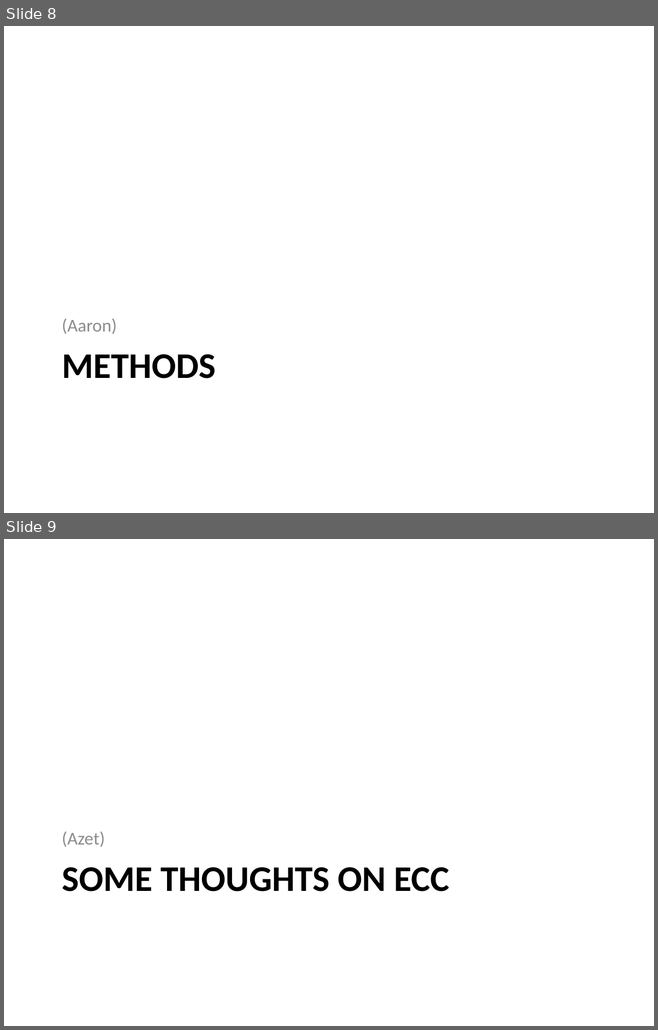
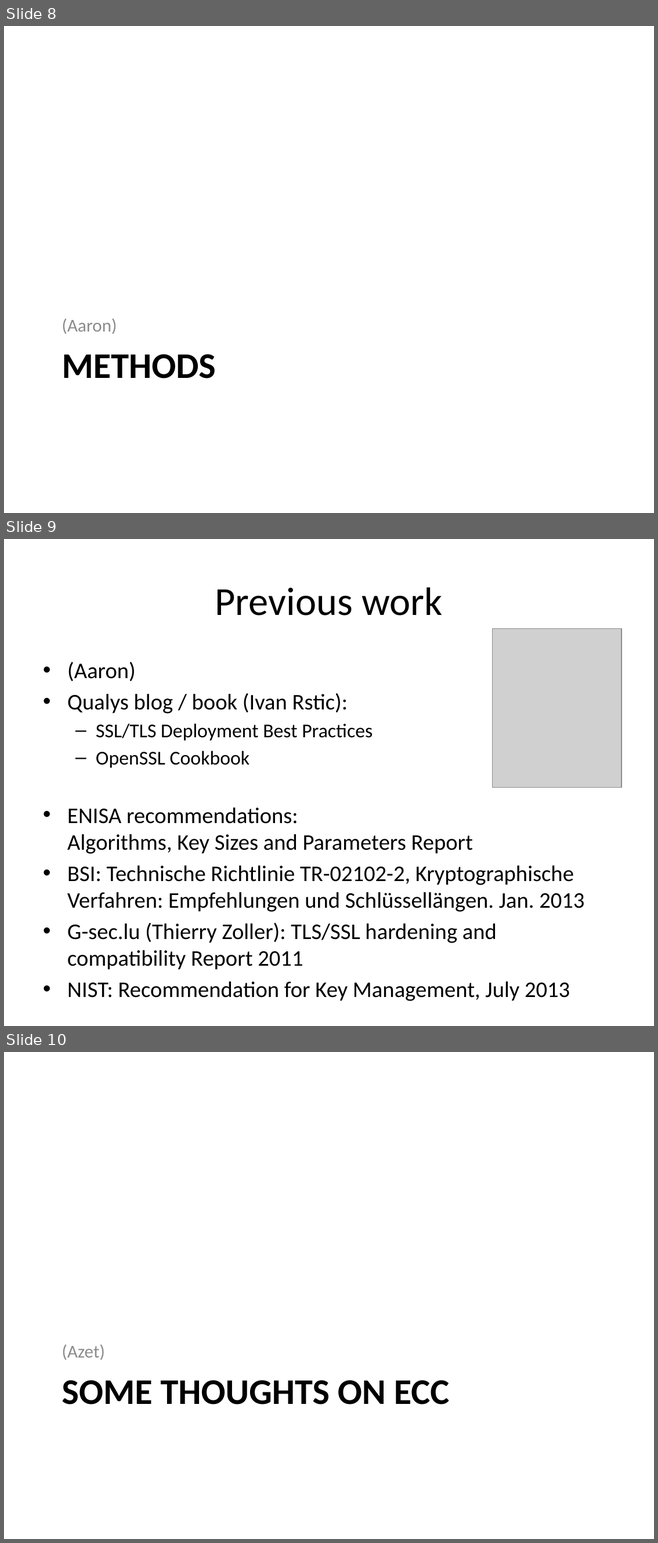
Before and after one commit to BetterCrypto/Applied-Crypto-Hardening, a slide deck: presentations/20131113 ACH project2.pptx. Shown one above the other, each under a label of ours: slides 8 and 9 before the commit, slides 8, 9 and 10 after it. The pictures are 658x1030 and 658x1543 pixels, drawn with LibreOffice and Linux fonts; fonts in the diff are those of the drawing; grey boxes stand for pictures. Boxes give left, top, right and bottom in pixels: in the first picture for what was removed or moved away, otherwise in the second. Text is boxed around its words. In the diff, an @@ line names an element or a change of style, - is before the commit and + after.

Commit message:
update slides move previous slides to correct subdiretory

```diff
--- a/presentations/20131113 ACH project2.pptx
+++ b/presentations/20131113 ACH project2.pptx
@@ slide 9 added at [4,539,654,1026], background #FFFFFF @@
@@ title added at [215,587,442,616], 44 pt, text #000000 @@
+Previous work
@@ picture added at [492,629,621,788] @@
@@ text added at [67,662,584,1001], 24.8 pt, text #000000 @@
+• (Aaron)
+• Qualys blog / book (Ivan Rstic):
+  – SSL/TLS Deployment Best Practices
+  – OpenSSL Cookbook
+• ENISA recommendations:
+  Algorithms, Key Sizes and Parameters Report
+• BSI: Technische Richtlinie TR-02102-2, Kryptographische Verfahren: Empfehlungen und Schlüssellängen. Jan. 2013
+• G-sec.lu (Thierry Zoller): TLS/SSL hardening and compatibility Report 2011
+• NIST: Recommendation for Key Management, July 2013
@@ what was slide 9 is now slide 10 @@
```
Also in this commit, not shown: 1 slide changed, 3 other files.
